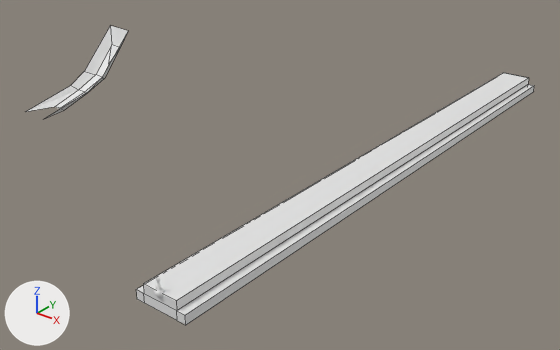
The Blender file assets/artwork/bowling.blend, before and after one commit.
Rendered twice from a 50 mm lens placed at (10.54, -9.1, 9.37), pointed at (-3.72, 8.72, -1.68). The lights are fixed; the arrows at lower left show +X, +Y and +Z. Mesh edges are drawn as thin lines on the coarser meshes.

Before the edit, the objects in view are built like this:
```python
me_lanemesh = bpy.data.meshes.new('laneMesh')
me_lanemesh.from_pydata(...)  # 44 vertices, 34 faces; spans x -11.2..0.8, y 0.0..18.3, z -0.5..2.2
me_lanemesh.materials.append(mat_material)  # its picture is missing
ob_laneobj = bpy.data.objects.new('laneObj', me_lanemesh)
ob_laneobj.location = (0.0, 0.0, 0.0)
```
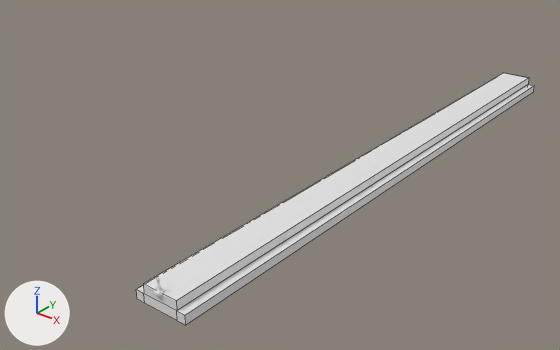
The change in detail:
me_lanemesh has 44 vertices, 34 faces and spans x -11.2..0.8, y 0.0..18.3, z -0.5..2.2.
me_lanemesh is used by ob_laneobj; location (0.0, 0.0, 0.0).
me_lanemesh part 1: the loose piece of 20 vertices spanning x -11.2..-9.9, y 4.5..8.2, z 0.0..2.2 is deleted.

What differs and where, as boxes (x1, y1, x2, y2) in the pictures (560 x 350 px):
'laneObj', reshaped (22% narrower, 16% shorter)
    before: (26, 25, 534, 325)
    after: (136, 73, 534, 325)
part 1 of me_lanemesh, deleted
    before: (26, 25, 128, 118)
